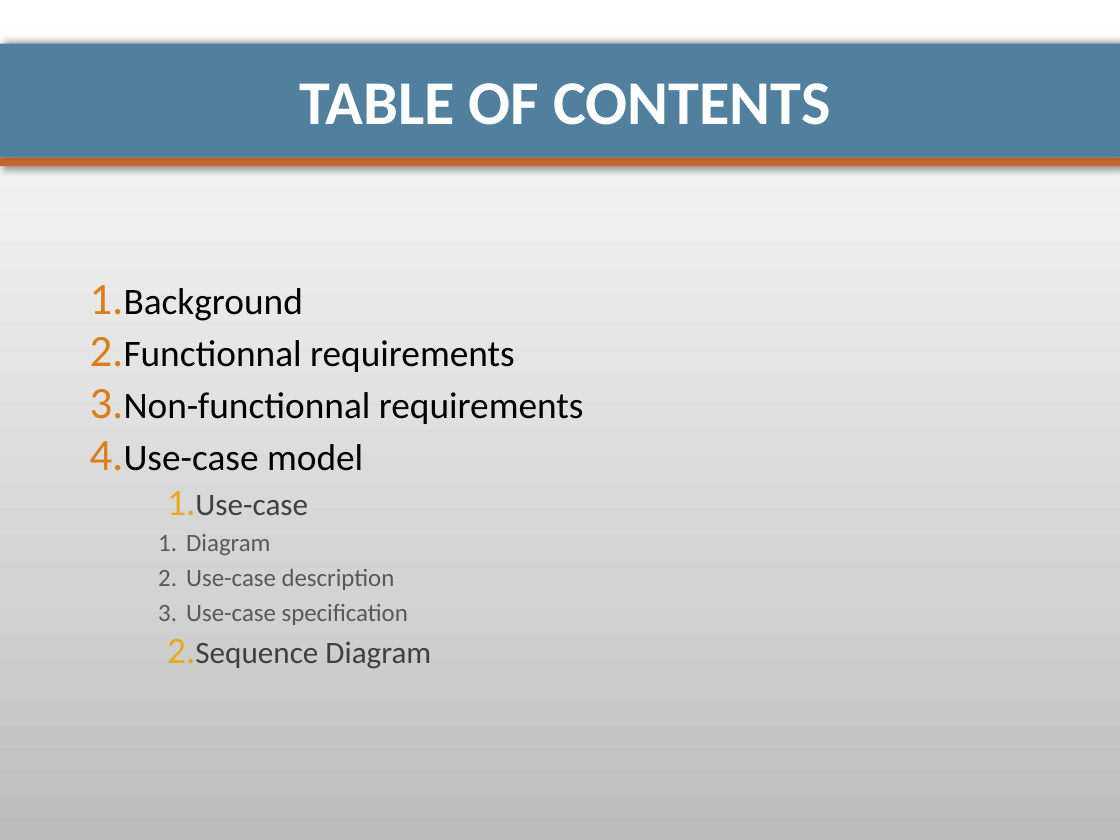
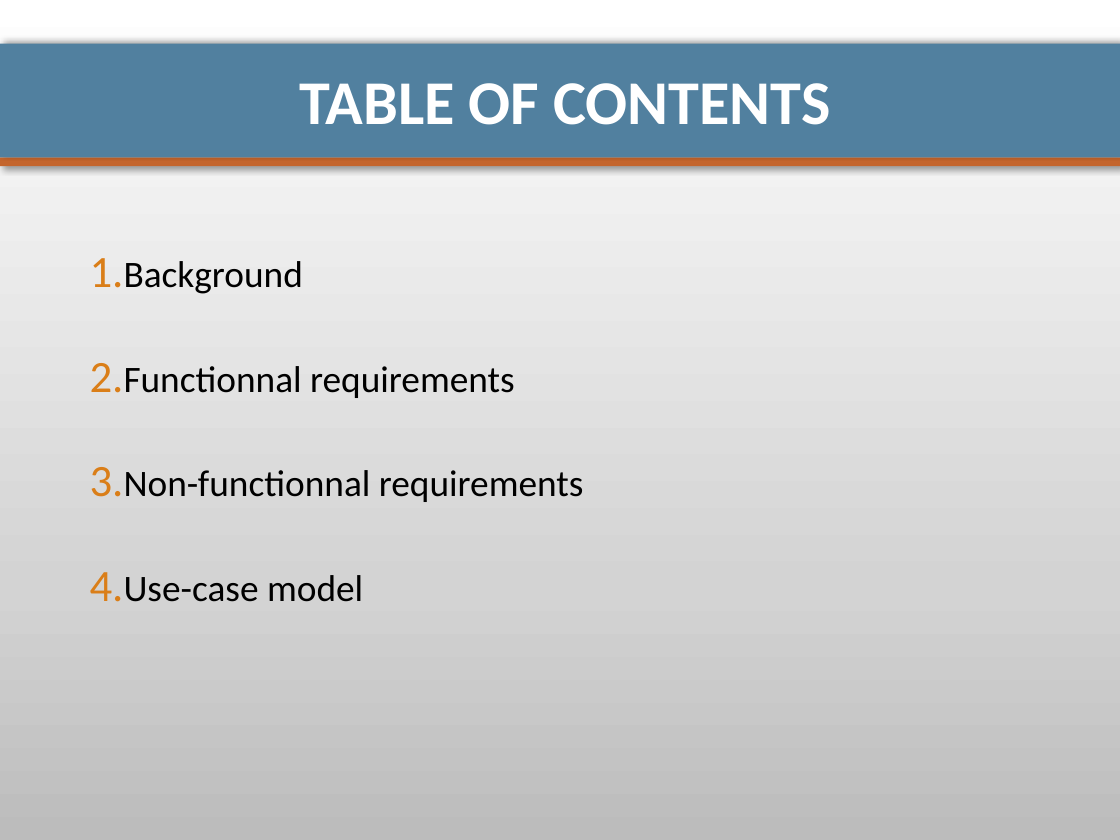
Before and after one commit to pierrealauzet/euroteam, a slide deck: slide 2 of Project 1/CS554_EuroTeam_Proposal.pptx. Drawn at 1120x840 pixels with LibreOffice and Linux fonts; fonts in the diff are those of the drawing. Boxes give left, top, right and bottom in pixels: in the first picture for what was removed or moved away, otherwise in the second. Text is boxed around its words. In the diff, an @@ line names an element or a change of style, - is before the commit and + after.

```diff
--- a/Project 1/CS554_EuroTeam_Proposal.pptx
+++ b/Project 1/CS554_EuroTeam_Proposal.pptx
@@ text "Background": place and size @@
-text "Background" at box(124, 288, 584, 669)
+text "Background" at box(124, 261, 584, 602)
@@ text at box(186, 495, 431, 669): paragraphs removed @@
-  1. Use-case
-    1. Diagram
-    2. Use-case description
-    3. Use-case specification
-  2. Sequence Diagram
```
Also in this commit, not shown: 14 other slides changed, 6 slides added, 2 slides removed, 8 other files.
